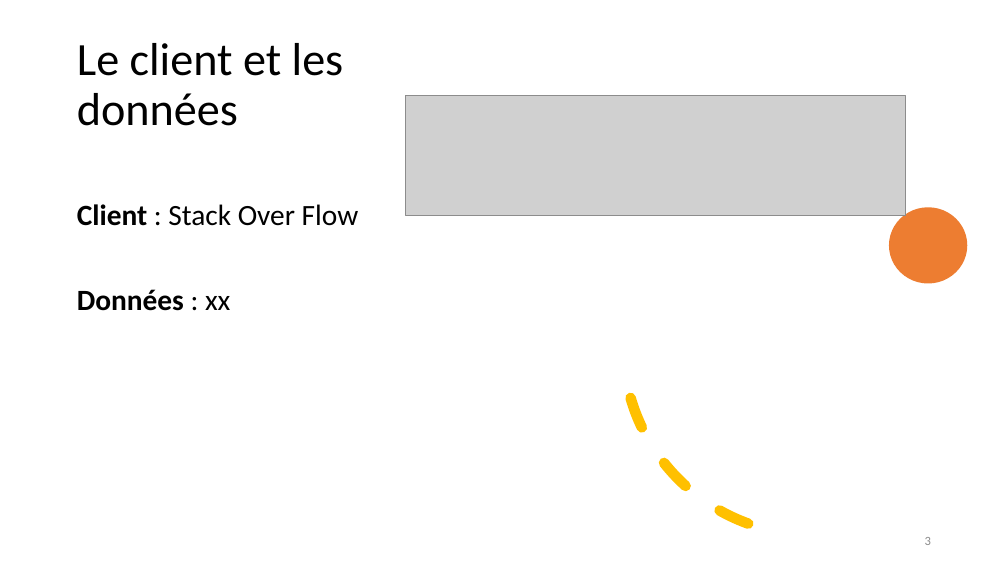
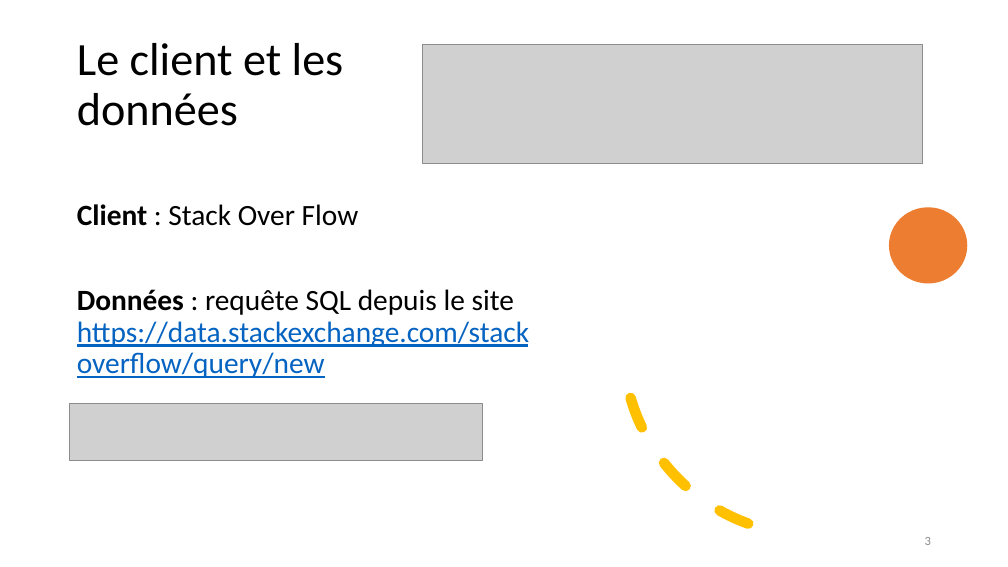
Before and after one commit to EliAd152693/OpenclassroomsProjet5, a slide deck: slide 3 of OC_IML_P5_Presentation.pptx. Drawn at 1008x567 pixels with LibreOffice and Linux fonts; fonts in the diff are those of the drawing; grey boxes stand for pictures. Boxes give left, top, right and bottom in pixels: in the first picture for what was removed or moved away, otherwise in the second. Text is boxed around its words. In the diff, an @@ line names an element or a change of style, - is before the commit and + after.

```diff
--- a/OC_IML_P5_Presentation.pptx
+++ b/OC_IML_P5_Presentation.pptx
@@ picture: place and size @@
-picture at [406,96,907,216]
+picture at [423,45,923,164]
@@ text at [77,289,529,378]: text changed; text colour #000000 to #0563C1; bold off @@
-Données : xx
+Données : requête SQL depuis le site https://data.stackexchange.com/stackoverflow/query/new
@@ picture added at [70,403,482,461] @@
```
Also in this commit, not shown: 5 other slides changed, 18 slides added, 7 slides removed, 5 other files.
